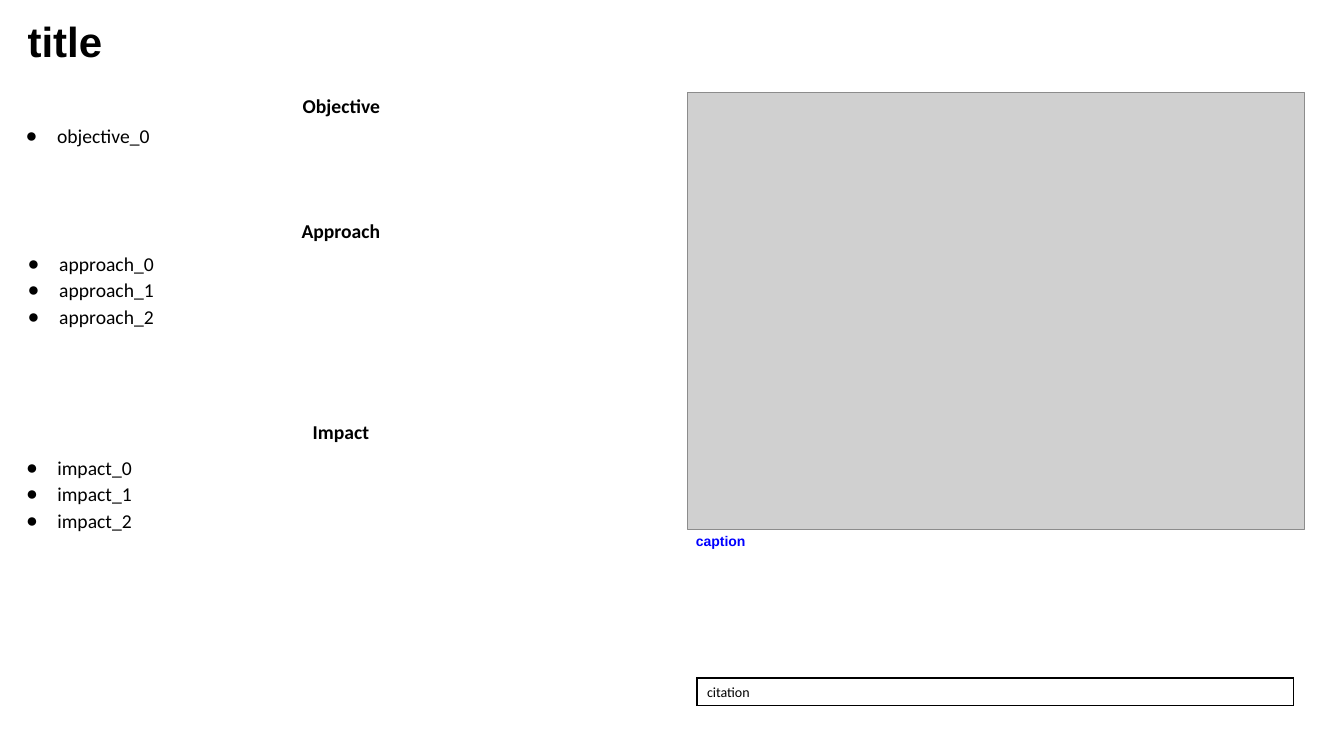
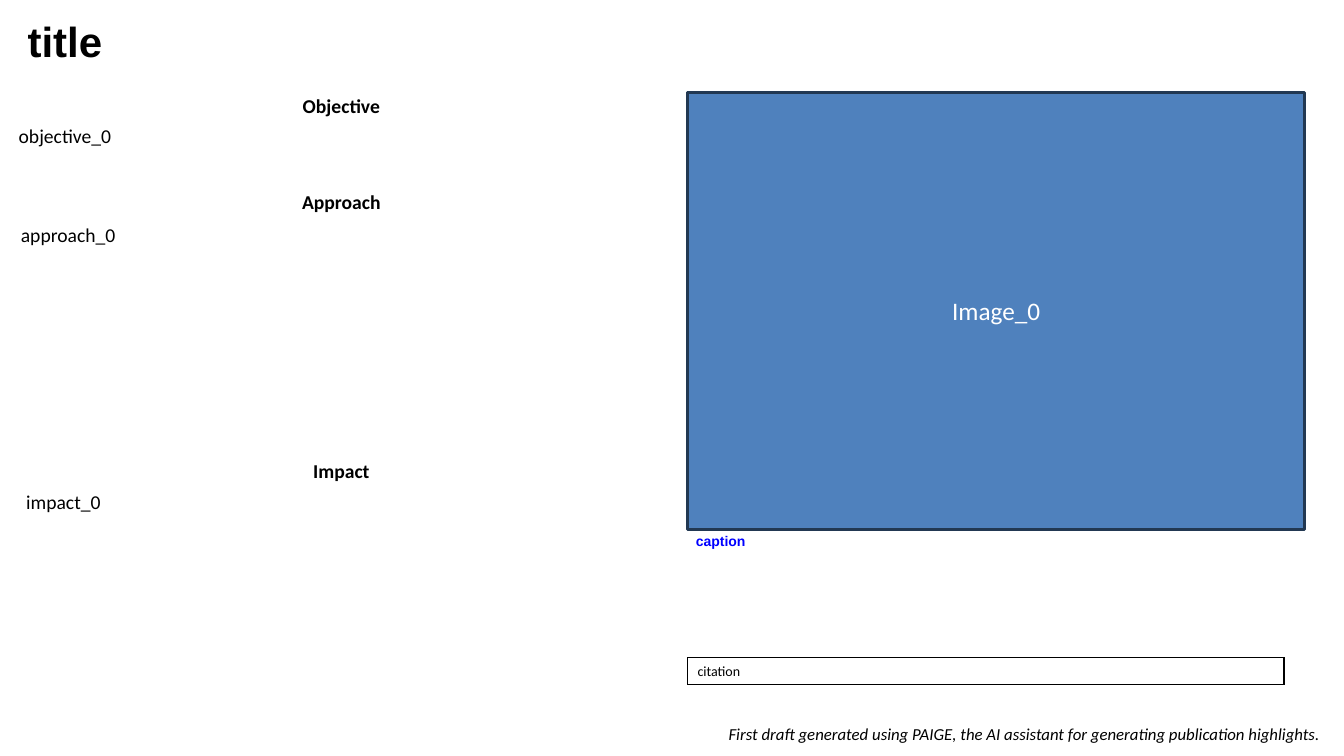
Before and after one commit to crvernon/highlight, a slide deck: slide 1 of highlight/data/highlight_template.pptx. Drawn at 1344x756 pixels with LibreOffice and Linux fonts; fonts in the diff are those of the drawing; grey boxes stand for pictures. Boxes give left, top, right and bottom in pixels: in the first picture for what was removed or moved away, otherwise in the second. Text is boxed around its words. In the diff, an @@ line names an element or a change of style, - is before the commit and + after.

Commit message:
update ppt template

```diff
--- a/highlight/data/highlight_template.pptx
+++ b/highlight/data/highlight_template.pptx
@@ picture removed at <box>688,93,1305,530</box> @@
@@ rectangle added at <box>688,93,1305,530</box>, fill #4F81BD, outline #233953 2 pt, 18 pt, text #FFFFFF @@
+Image_0
@@ text "Approach": place and size @@
-text "Approach" at <box>302,224,381,241</box>
+text "Approach" at <box>302,195,381,212</box>
@@ text "approach_0": place and size @@
-text "approach_0" at <box>59,257,154,327</box>
+text "approach_0" at <box>21,228,116,245</box>
@@ text at <box>59,283,154,327</box>: paragraphs removed @@
-● approach_1
-● approach_2
@@ text "Impact": place and size @@
-text "Impact" at <box>313,426,369,442</box>
+text "Impact" at <box>313,465,369,481</box>
@@ bullet ● to none in 3 elements at <box>19,129,111,147</box>, <box>21,228,116,245</box>, <box>26,495,100,512</box> @@
@@ text "impact_0": place and size @@
-text "impact_0" at <box>57,461,131,531</box>
+text "impact_0" at <box>26,495,100,512</box>
@@ text at <box>57,487,131,531</box>: paragraphs removed @@
-● impact_1
-● impact_2
@@ rectangle "citation": place and size @@
-rectangle "citation" at <box>698,679,1295,706</box>
+rectangle "citation" at <box>688,657,1285,685</box>
@@ text added at <box>729,728,1319,743</box>, 12 pt, text #000000, italic @@
+First draft generated using PAIGE, the AI assistant for generating publication highlights.
```
Also in this commit, not shown: 2 other files.
